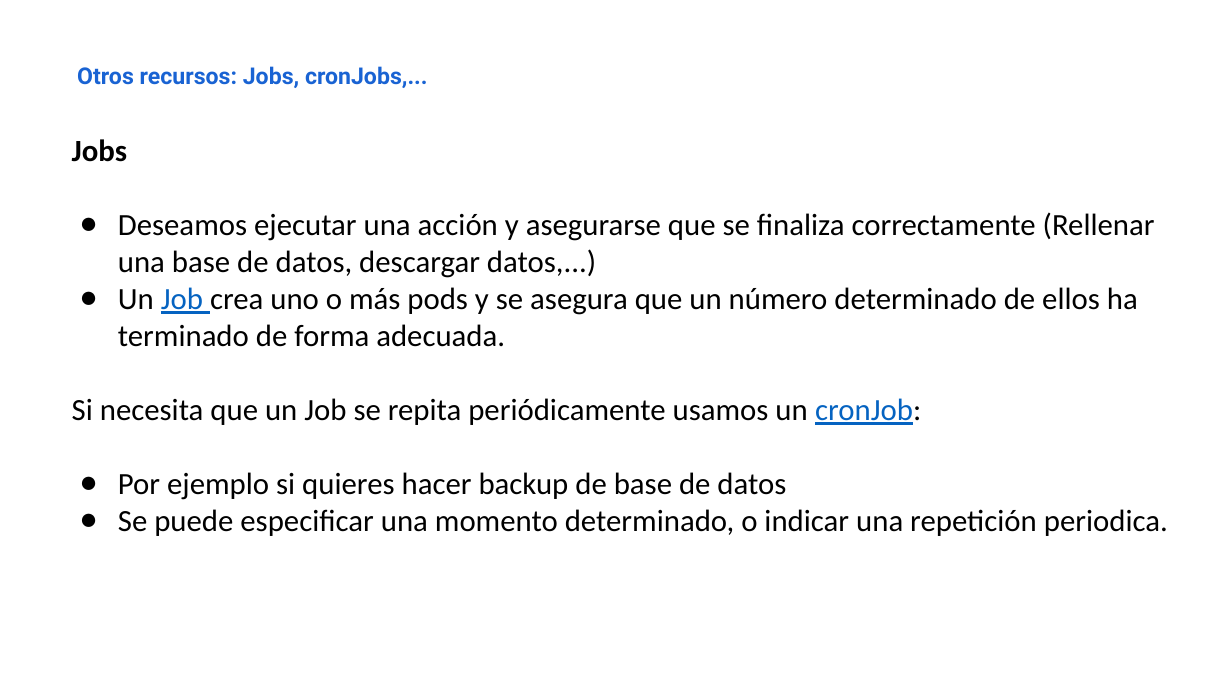
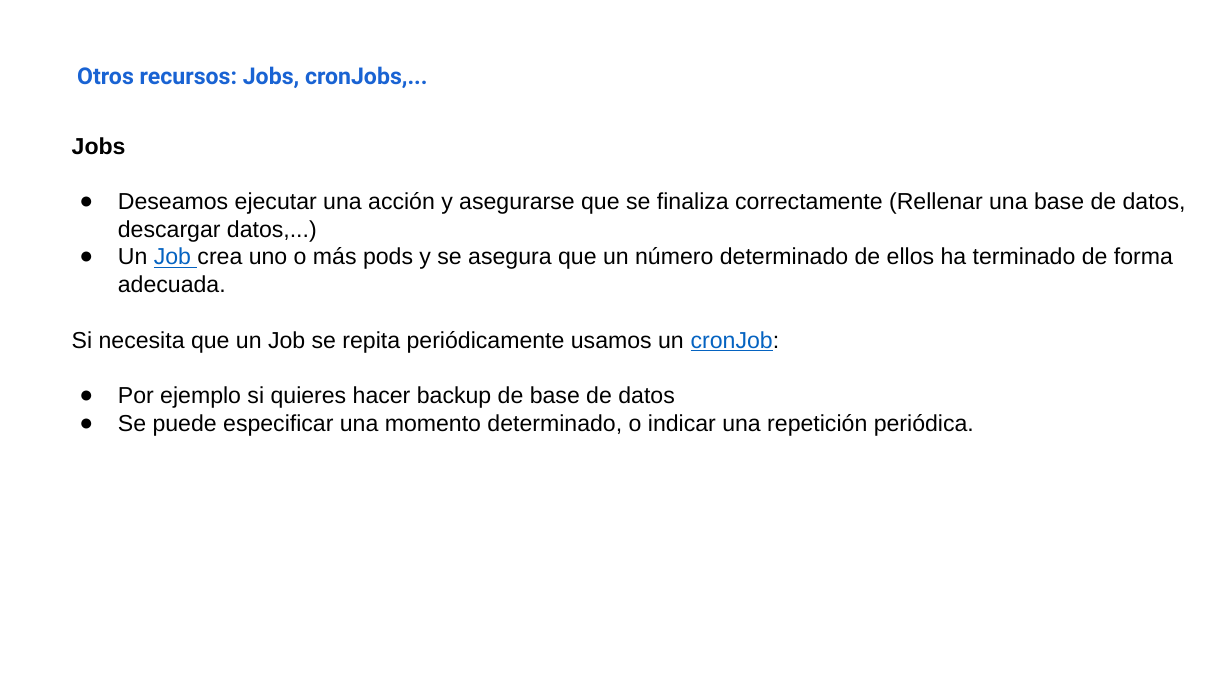
Before and after one commit to iesgn/kubernetes-storm, a slide deck: slide 14 of unidad3/presentacion_unidad3-3.odp (slide 17 before the commit). Drawn at 1232x693 pixels with LibreOffice and Linux fonts; fonts in the diff are those of the drawing. Boxes give left, top, right and bottom in pixels: in the first picture for what was removed or moved away, otherwise in the second. Text is boxed around its words. In the diff, an @@ line names an element or a change of style, - is before the commit and + after.

```diff
--- a/unidad3/presentacion_unidad3-3.odp
+++ b/unidad3/presentacion_unidad3-3.odp
@@ text at box(72, 137, 1186, 408): size 24 to 18 pt, font Calibri to Arial in "Jobs", "Deseamos ejecutar una acción y asegurarse que ...", "Un Job crea uno o más pods ...", "Si necesita que un Job se repita ..." and 1 more places @@
@@ text at box(118, 414, 974, 436): text changed; size 24 to 18 pt; font Calibri to Arial @@
-● Se puede especificar una momento determinado, o indicar una repetición periodica.
+● Se puede especificar una momento determinado, o indicar una repetición periódica.
```
Also in this commit, not shown: 7 other slides changed, 3 slides added, 8 slides removed, 2 other files.
